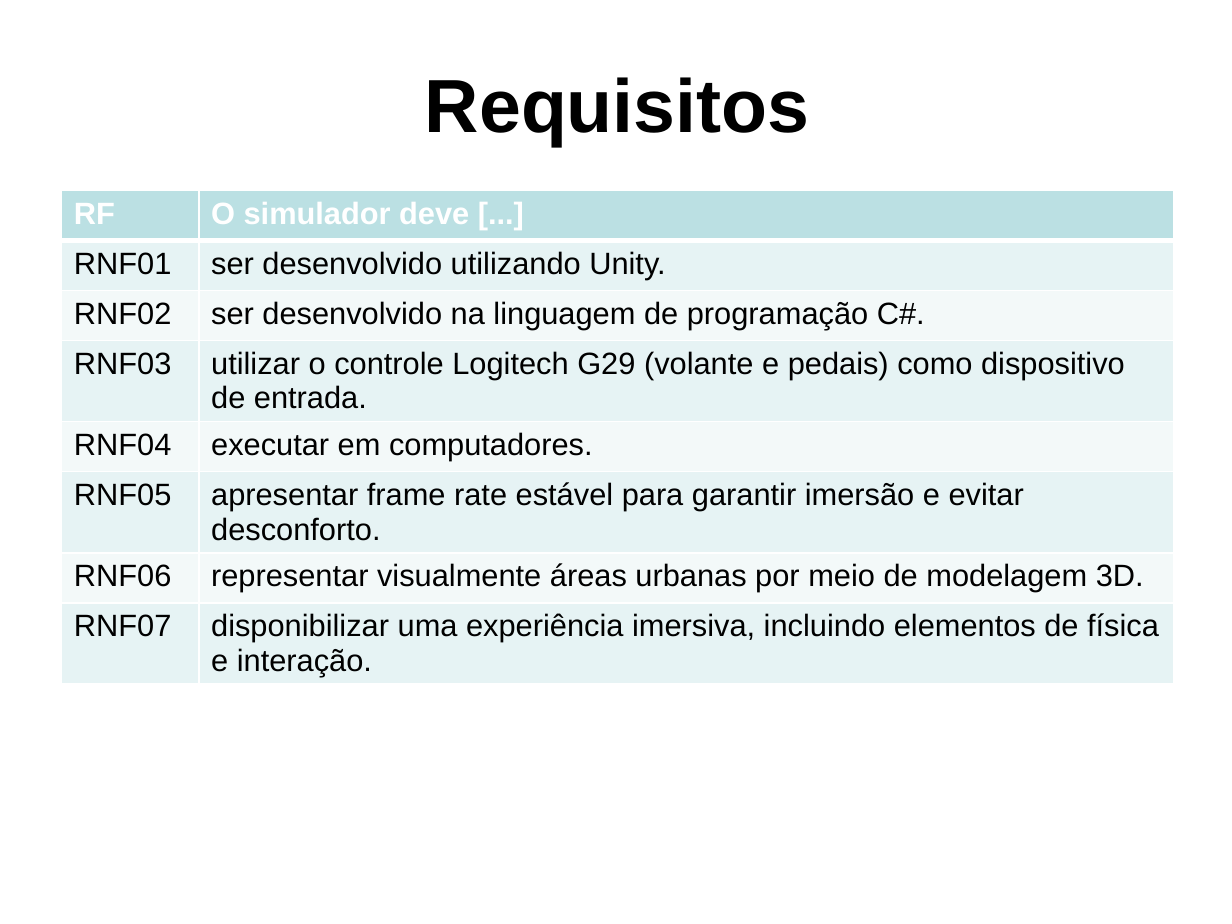
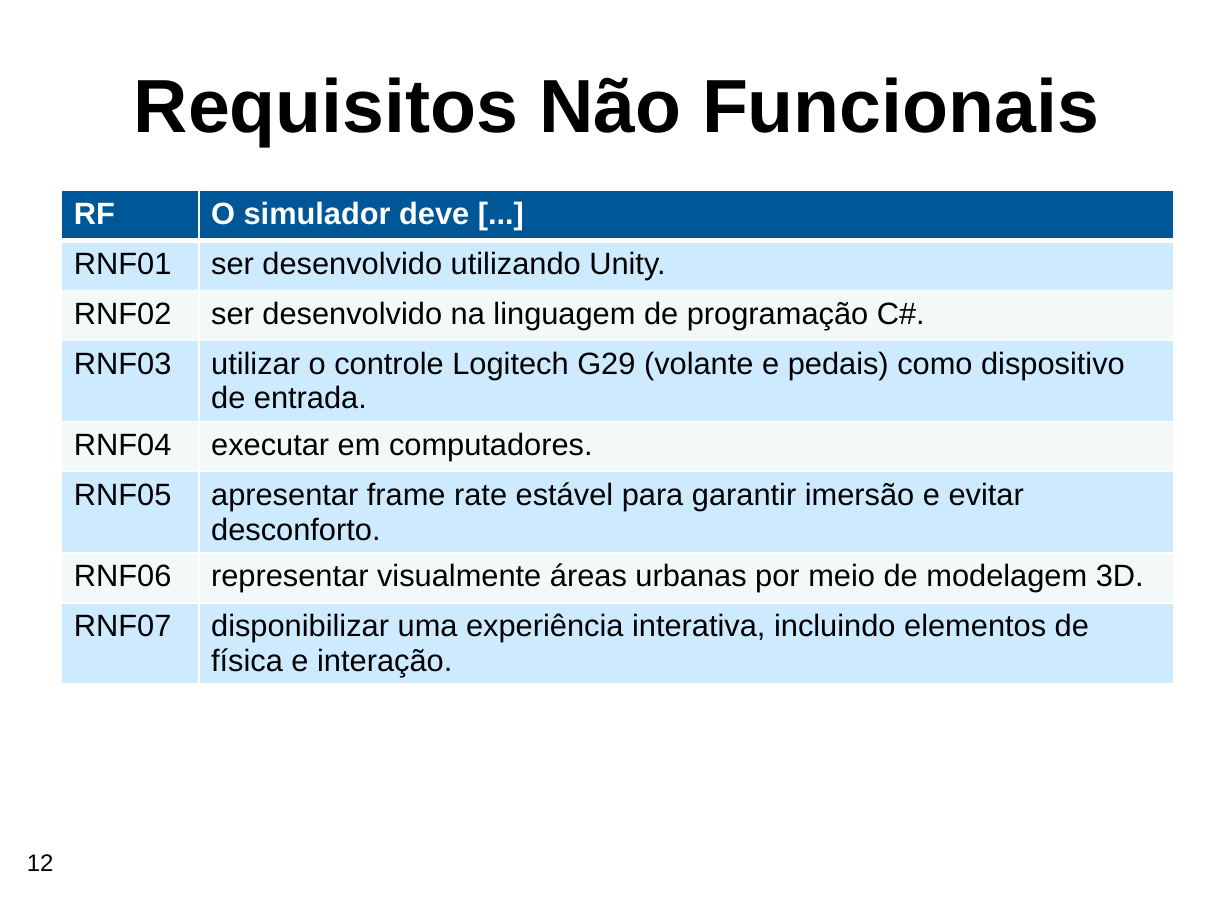
Before and after one commit to gustavobruder/furb-bcc-tcc-2026, a slide deck: slide 12 of Documentos/Apresentacao-TCC-BCC-GustavoBaroniBruder.pptx. Drawn at 1232x924 pixels with LibreOffice and Linux fonts; fonts in the diff are those of the drawing; background and template pictures are left out. Boxes give left, top, right and bottom in pixels: in the first picture for what was removed or moved away, otherwise in the second. Text is boxed around its words. In the diff, an @@ line names an element or a change of style, - is before the commit and + after.

```diff
--- a/Documentos/Apresentacao-TCC-BCC-GustavoBaroniBruder.pptx
+++ b/Documentos/Apresentacao-TCC-BCC-GustavoBaroniBruder.pptx
@@ title at [134,77,1099,146]: text changed @@
-Requisitos
+Requisitos Não Funcionais
@@ table at [62,191,1173,700] @@
-row 8, column 2: disponibilizar uma experiência imersiva, incluindo elementos de física e interação.
+row 8, column 2: disponibilizar uma experiência interativa, incluindo elementos de física e interação.
@@ fill #BBE0E3 to #005797 in row 1 @@
@@ fill #E7F3F4 to #CDEAFF in 8 cells @@
@@ page number added at [27,854,54,871], 14 pt, text #000000 @@
+12
```
Also in this commit, not shown: 27 other slides changed, 16 slides added, 3 slides removed, 1 other file.
